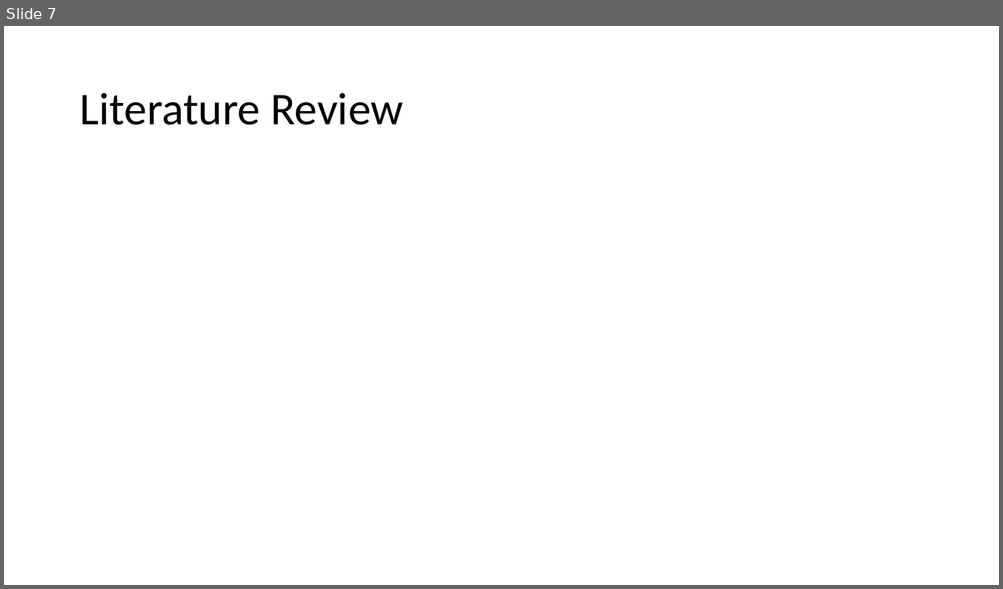
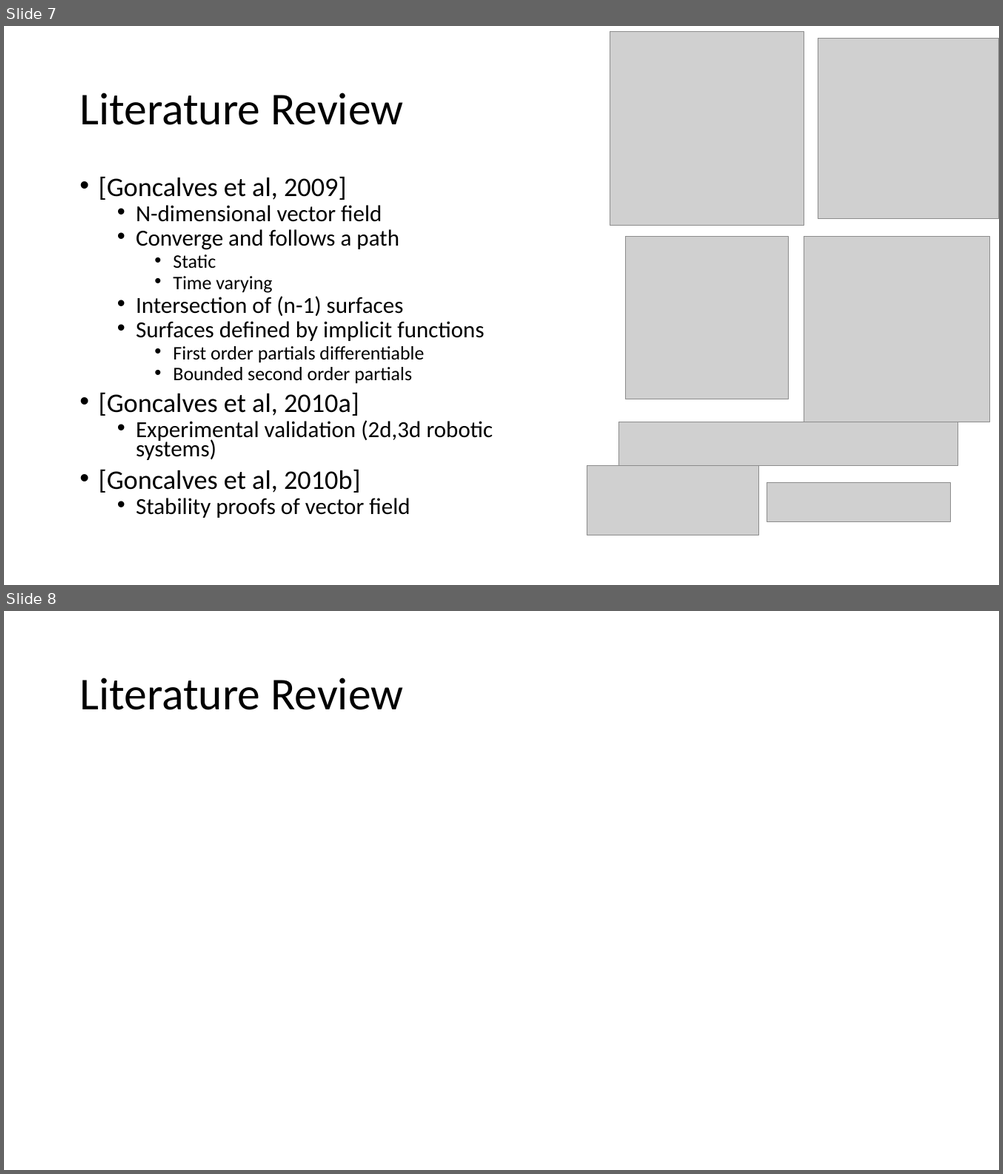
Before and after one commit to Flyingbobcats/thesisProposal2, a slide deck: Prop.pptx. Shown one above the other, each under a label of ours: slide 7 before the commit, slides 7 and 8 after it. The pictures are 1003x589 and 1003x1174 pixels, drawn with LibreOffice and Linux fonts; fonts in the diff are those of the drawing; grey boxes stand for pictures. Boxes give left, top, right and bottom in pixels: in the first picture for what was removed or moved away, otherwise in the second. Text is boxed around its words. In the diff, an @@ line names an element or a change of style, - is before the commit and + after.

```diff
--- a/Prop.pptx
+++ b/Prop.pptx
@@ slide 7 added at [4, 26, 999, 585], background #FFFFFF @@
@@ picture added at [610, 31, 804, 225] @@
@@ picture added at [818, 38, 999, 219] @@
@@ title added at [79, 93, 403, 125], 44 pt, text #000000 @@
+Literature Review
@@ text added at [99, 176, 493, 518], 22.2 pt, text #000000 @@
+• [Goncalves et al, 2009]
+  • N-dimensional vector field
+  • Converge and follows a path
+    • Static
+    • Time varying
+  • Intersection of (n-1) surfaces
+  • Surfaces defined by implicit functions
+    • First order partials differentiable
+    • Bounded second order partials
+• [Goncalves et al, 2010a]
+  • Experimental validation (2d,3d robotic systems)
+• [Goncalves et al, 2010b]
+  • Stability proofs of vector field
@@ picture added at [626, 237, 788, 400] @@
@@ picture added at [804, 237, 990, 423] @@
@@ picture added at [619, 422, 958, 466] @@
@@ picture added at [586, 466, 758, 536] @@
@@ picture added at [767, 483, 950, 522] @@
@@ what was slide 7 is now slide 8 @@
```
Also in this commit, not shown: 4 slides changed, 4 other slides added, 6 slides removed, 7 other files.
